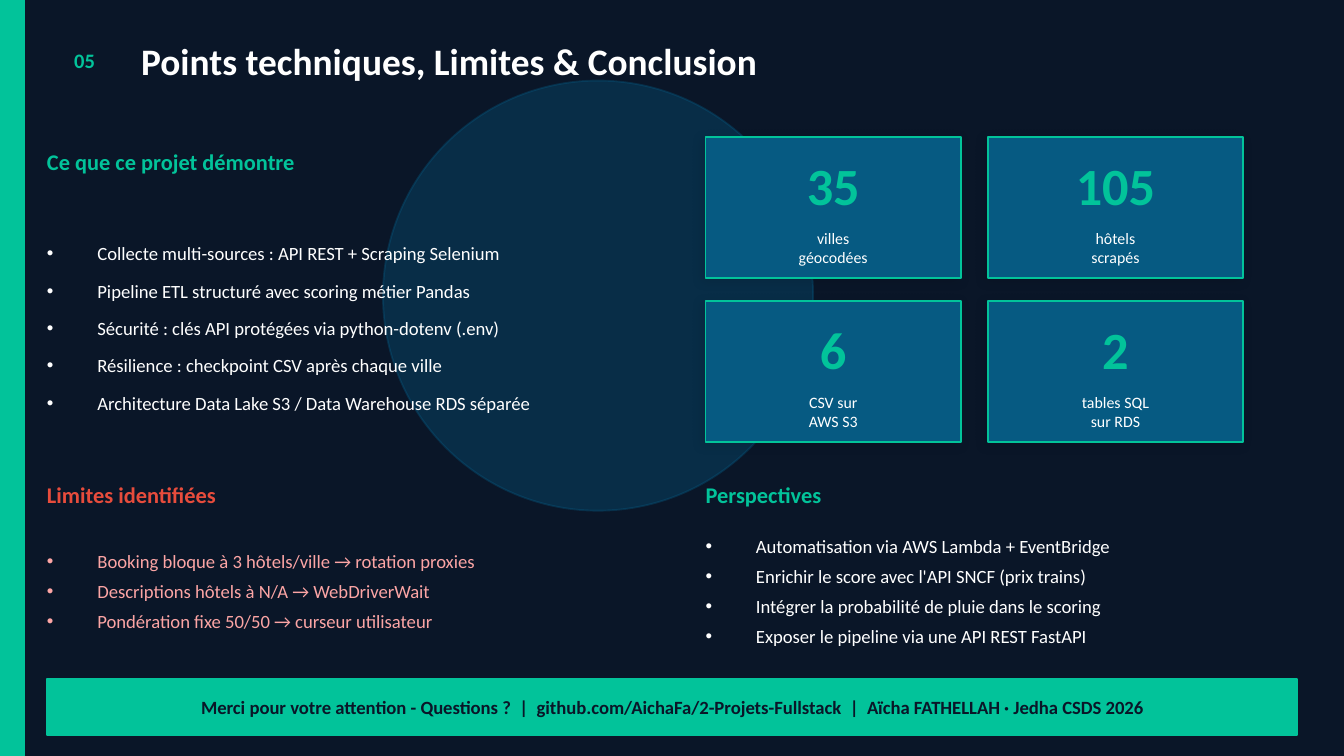
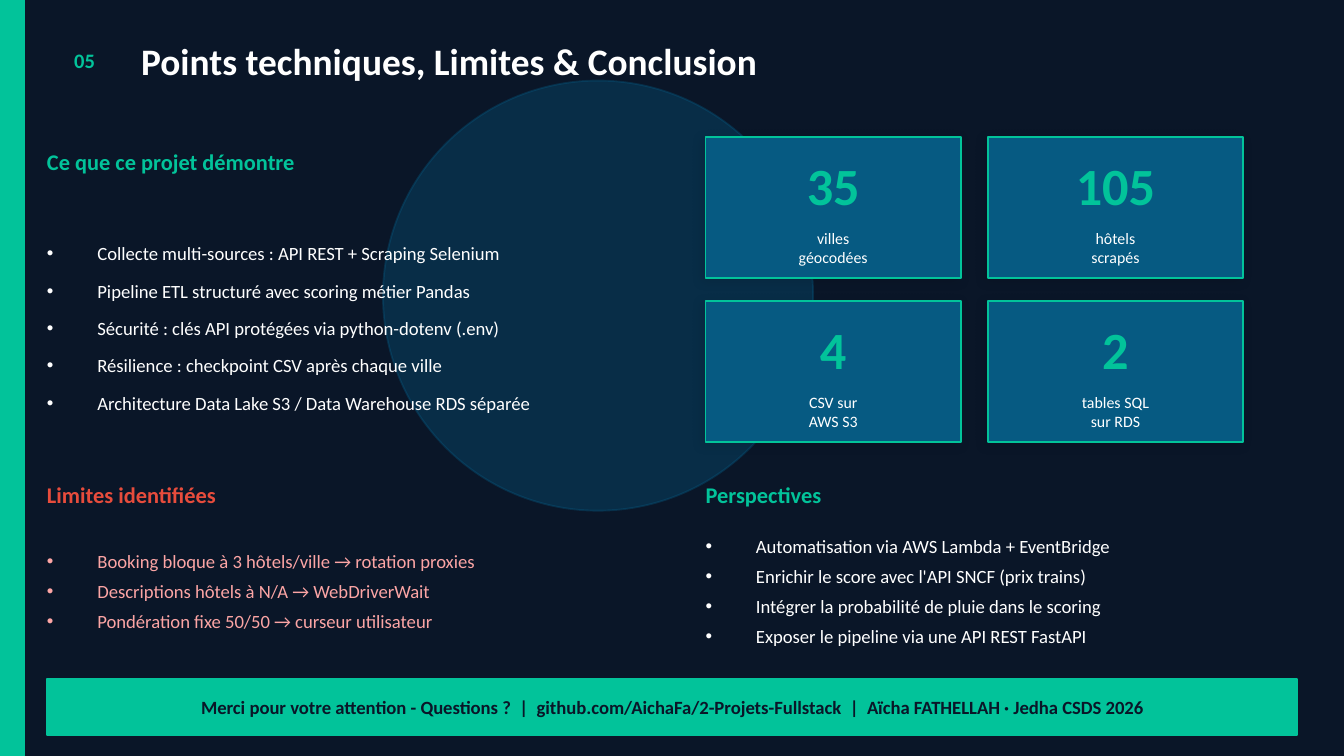
Before and after one commit to AichaFa/2-Projets-Fullstack, a slide deck: slide 5 of 1-Construire et gérer une infrastructure de données/Projet-Planifiez votre voyage avec Kayak/Kayak_Story_slides.pptx. Drawn at 1344x756 pixels with LibreOffice and Linux fonts; fonts in the diff are those of the drawing. Boxes give left, top, right and bottom in pixels: in the first picture for what was removed or moved away, otherwise in the second. Text is boxed around its words. In the diff, an @@ line names an element or a change of style, - is before the commit and + after.

```diff
--- a/1-Construire et gérer une infrastructure de données/Projet-Planifiez votre voyage avec Kayak/Kayak_Story_slides.pptx
+++ b/1-Construire et gérer une infrastructure de données/Projet-Planifiez votre voyage avec Kayak/Kayak_Story_slides.pptx
@@ text at (820,335,846,369): text changed @@
-6
+4
```
Also in this commit, not shown: 3 other slides changed, 2 other files.
